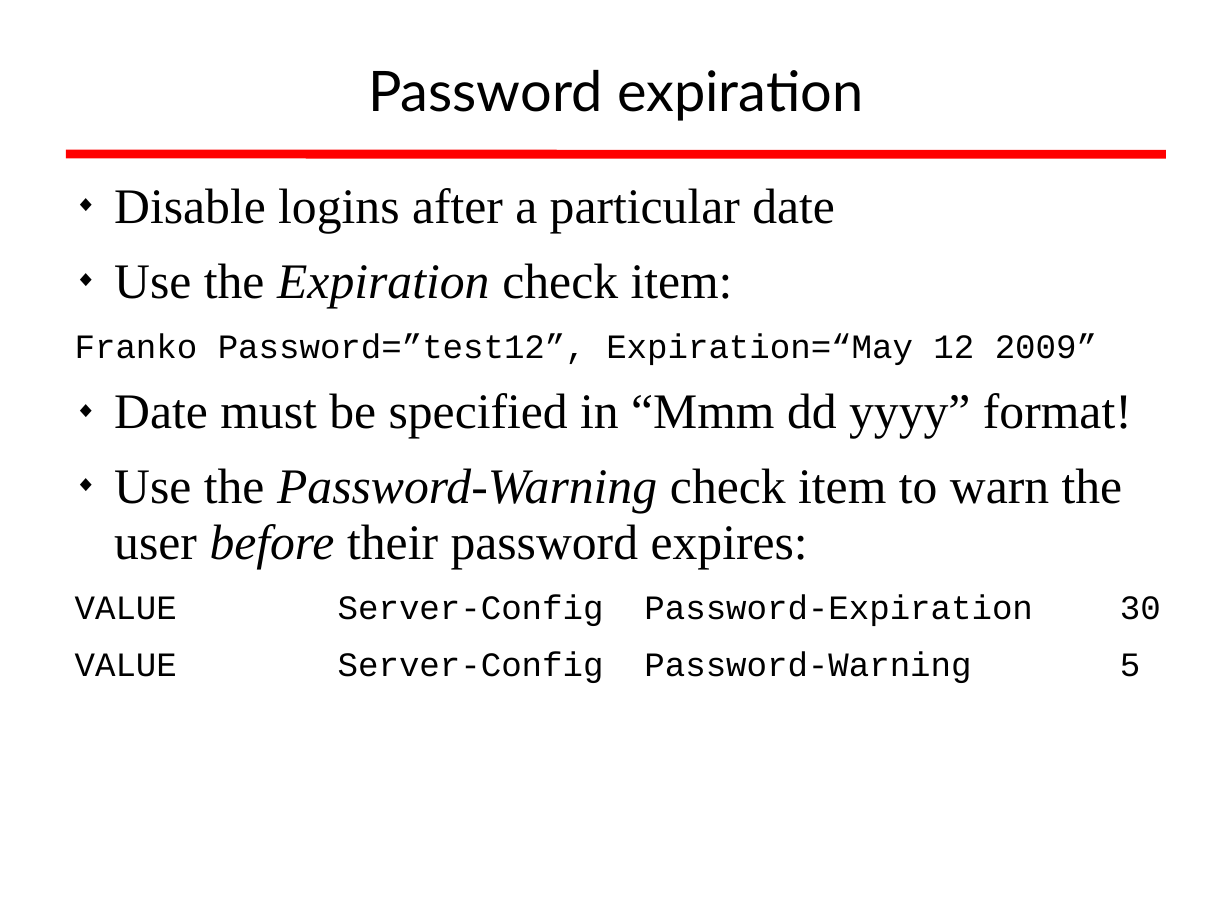
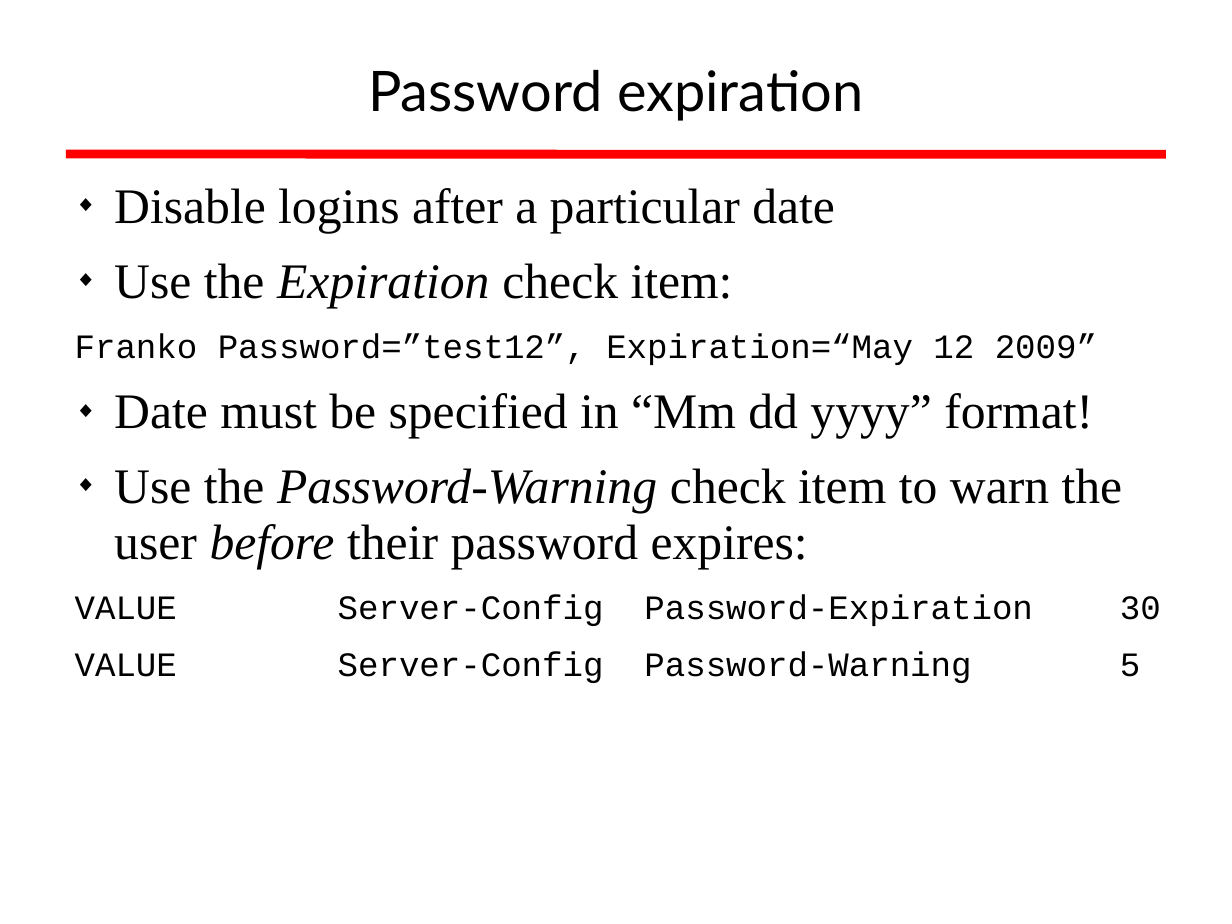
Before and after one commit to afnog/afnog.github.io, a slide deck: slide 23 of sse/radius/radius_presentation.ppt (slide 17 before the commit). Drawn at 1232x924 pixels with LibreOffice and Linux fonts; fonts in the diff are those of the drawing; background and template pictures are left out. Boxes give left, top, right and bottom in pixels: in the first picture for what was removed or moved away, otherwise in the second. Text is boxed around its words. In the diff, an @@ line names an element or a change of style, - is before the commit and + after.

```diff
--- a/sse/radius/radius_presentation.ppt
+++ b/sse/radius/radius_presentation.ppt
@@ text at (114, 393, 1093, 439): text changed @@
-◆ Date must be specified in “Mmm dd yyyy” format!
+◆ Date must be specified in “Mm dd yyyy” format!
```
Also in this commit, not shown: 22 other slides changed, 7 slides added, 2 slides removed, 5 other files.
